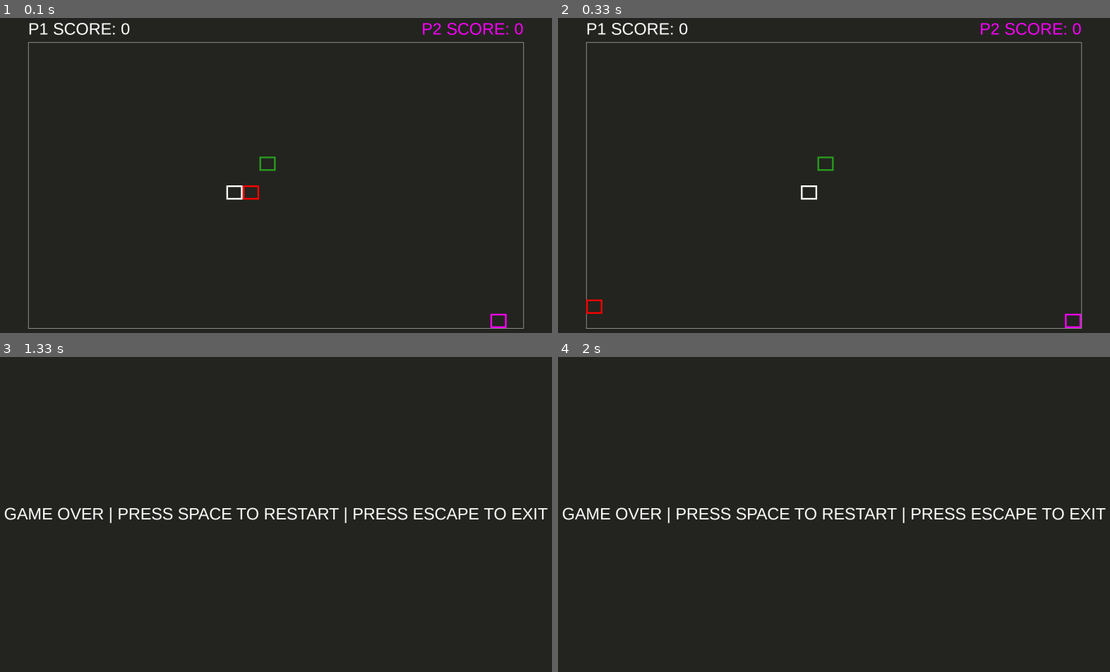
Above: before the commit, frames 1-4 (two rows, left to right).
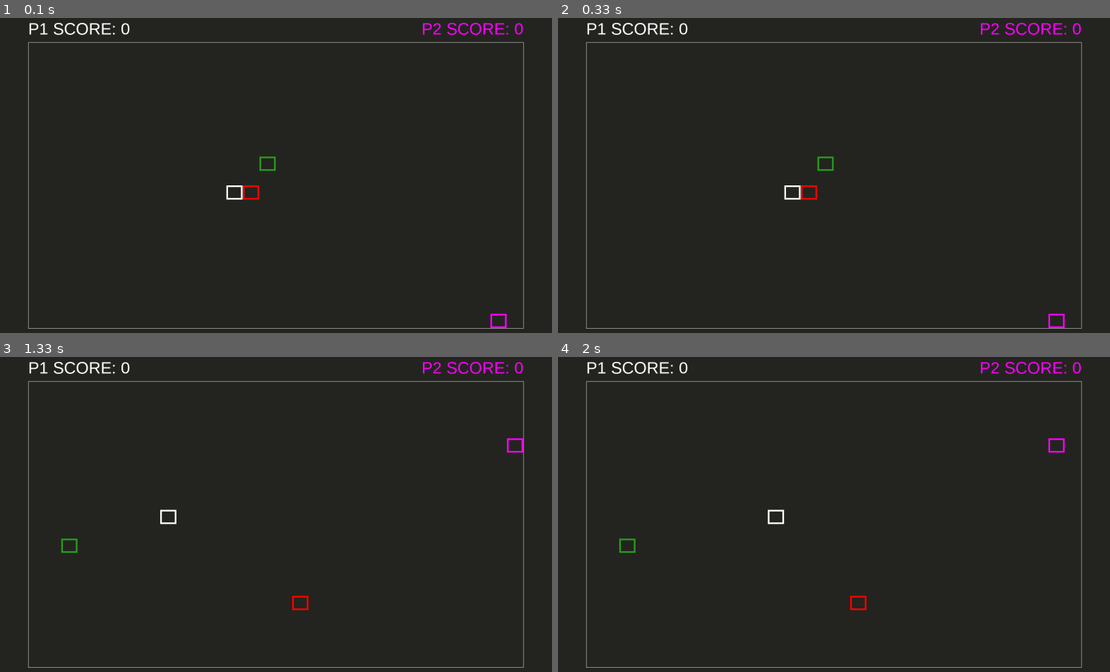
Above: after the commit, the same moments.

Repository: jorenchik/snake-pygame
Game: pygame game, started from index.py
The game is run twice, just before and just after one commit, with the same random seed, the same clock (stepped at 60 frames per second) and the same inputs.
Inputs:
- Up to frame 1 (0.1 s): no input
- Up to frame 2 (0.33 s): no input
- Up to frame 3 (1.33 s): hold S 0.33-0.8 s; hold Right 0.33-0.8 s; tap Space at 0.83 s; tap W at 1.17 s
- Up to frame 4 (2 s): tap A at 1.5 s; tap S at 1.83 s

Frame 1 is identical in both runs. In frame 2, 0.4% of the frame differs, in the area x 5-95%, y 53-99%; in frame 3, 2.9%, in the area x 0-100%, y 1-99%; in frame 4, 2.9%.

Commit message:
Start only once moved

Diff:
--- a/game.py
+++ b/game.py
@@ -36,10 +36,9 @@
         self.pos = (pos[0] if pos else rd.randint(1,rectDims[0]-1),pos[1] if pos else rd.randint(1,rectDims[1]-1))
         self.prevPos, self.prevVelocity = pos, velocity
         self.x, self.y = game.getCoords(self.pos)[0], game.getCoords(self.pos)[1]
-        self.velocity = pg.Vector2(4,0) if not velocity else velocity
+        self.velocity = pg.Vector2(0,0) if not velocity else velocity
         self.prevMoveMoment = False if not prevMoveMoment else prevMoveMoment
-        if self.velocity.length() > 0: self.movementPeriod = 1/self.velocity.length()
-        else: self.movementPeriod = False
+        self.getMovementPeriod()
         # Appearance
         self.rect = pg.Rect(self.x,self.y,game.playfield.rectSize[0],game.playfield.rectSize[1])
         self.color = color
@@ -52,6 +51,9 @@
         if angle == 270 and self.velocity.y >= 0: (self.velocity.y, self.velocity.x) = (self.velocity.length(), 0)
     def getRelatedSnakeParts(self):
         return [x for x in game.snakeParts if x.snakeIndex == self.snakeIndex]
+    def getMovementPeriod(self):
+        if self.velocity.length() > 0: self.movementPeriod = 1/self.velocity.length()
+        else: self.movementPeriod = False
 
 class Game:
     def __init__(self, caption, icon, resolution, font, playfield):
@@ -169,7 +171,10 @@
     def getPlayersScore(self):
         self.player1Score = len([x for x in self.snakeParts if x.snakeIndex == 0])-1
         self.player2Score = len([x for x in self.snakeParts if x.snakeIndex == 1])-1
-
+    def setBaseVelocity(self):
+        for part in game.snakeParts:
+            part.velocity = pg.Vector2(snakeBaseVelocity)
+            part.getMovementPeriod()
 
 # Game initialization
 playfieldWidth = res[0] * playfieldSize[0]
--- a/index.py
+++ b/index.py
@@ -44,6 +44,12 @@
         headParts = [x for x in game.snakeParts if x.type == 'head']
             # Quit
         if game.isQuit(): quit()
+
+        # Dont move unsless movement button's been pressed
+        if (game.isKey(pg.K_RIGHT) or game.isKey(pg.K_UP) or game.isKey(pg.K_LEFT) or game.isKey(pg.K_DOWN)) and headParts[0].velocity.length() == 0: game.setBaseVelocity()
+        if multiplayer:
+            if (game.isKey(pg.K_d) or game.isKey(pg.K_w) or game.isKey(pg.K_a) or game.isKey(pg.K_s)) and headParts[0].velocity.length() == 0: game.setBaseVelocity()
+
             # Changes snakes direction
         if (not game.previousDirChange or game.now - game.previousDirChange >= headParts[0].movementPeriod/2):
             if game.isKey(pg.K_RIGHT):
--- a/settings.py
+++ b/settings.py
@@ -9,6 +9,8 @@
 selfRectalCollisionAllowed = False
 otherRectalCollisionAllowed = False
 multiplayer = True
+
+snakeBaseVelocity = (4,0)
 
 # Screen
 res = (1920,1080)
